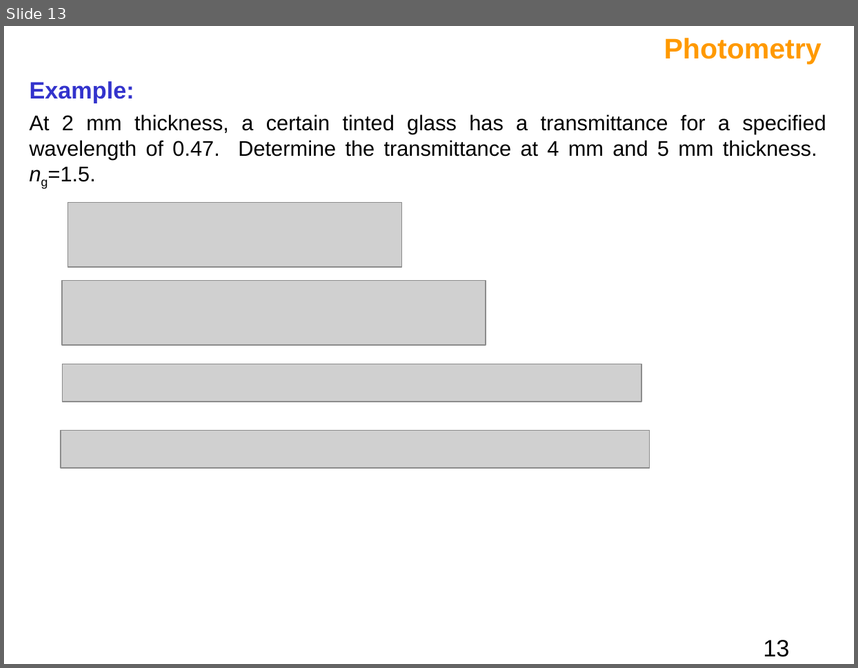
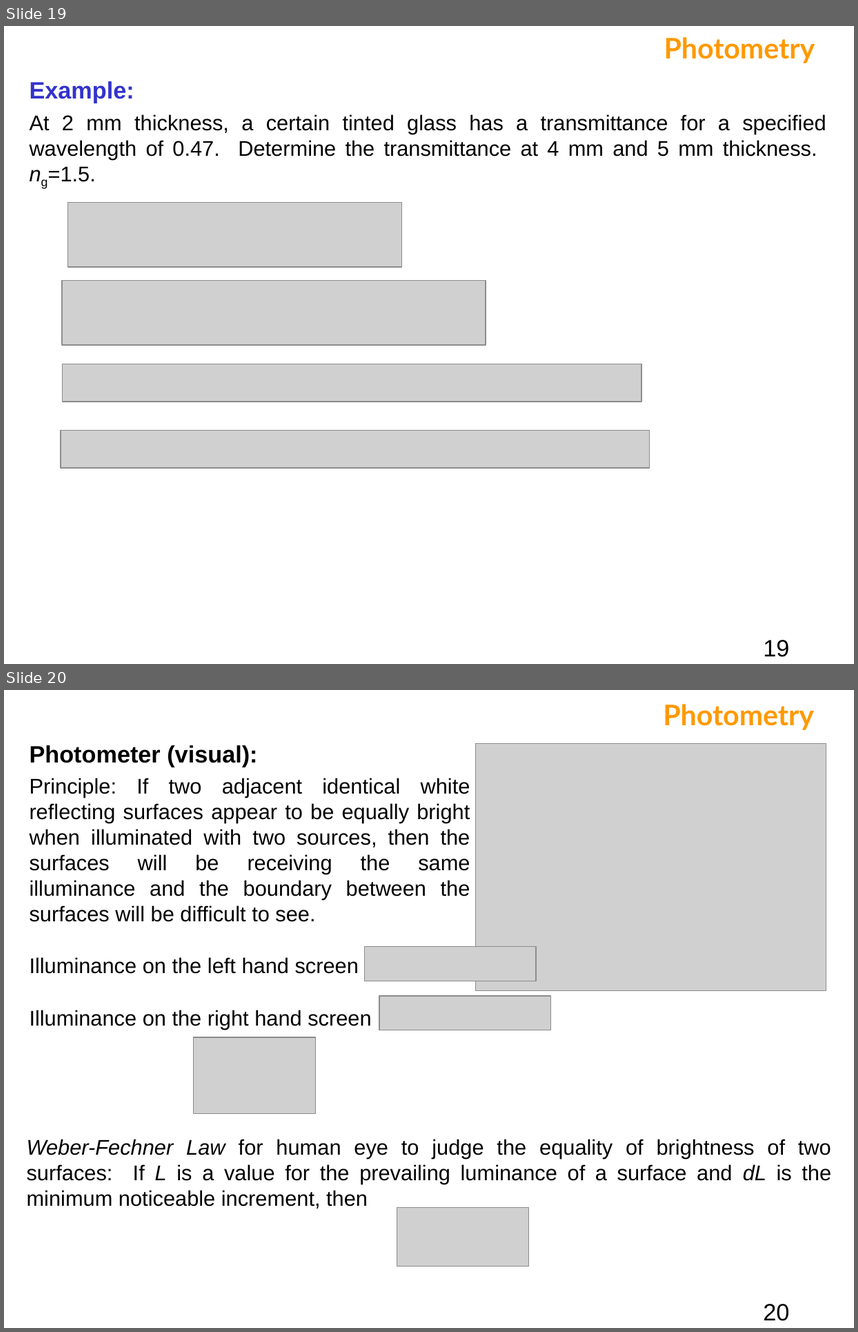
Before and after one commit to bagustris/TeknikOptik, a slide deck: slide/Fotometri.ppt. Shown one above the other, each under a label of ours: slide 13 before the commit, slides 19 and 20 after it. The pictures are 858x668 and 858x1332 pixels, drawn with LibreOffice and Linux fonts; fonts in the diff are those of the drawing; grey boxes stand for pictures. Boxes give left, top, right and bottom in pixels: in the first picture for what was removed or moved away, otherwise in the second. Text is boxed around its words. In the diff, an @@ line names an element or a change of style, - is before the commit and + after.

```diff
--- a/slide/Fotometri.ppt
+++ b/slide/Fotometri.ppt
@@ slide 20 added at (4,690,854,1328), background #FFFFFF @@
@@ text added at (663,704,814,730), 24 pt, text #FF9900, bold @@
+Photometry
@@ text added at (30,745,470,1029), 18 pt, text #000000 @@
+Photometer (visual):
+Principle: If two adjacent identical white reflecting surfaces appear to be equally bright when illuminated with two sources, then the surfaces will be receiving the same illuminance and the boundary between the surfaces will be difficult to see.
+Illuminance on the left hand screen
+Illuminance on the right hand screen
@@ picture added at (476,744,827,991) @@
@@ picture added at (364,947,536,980) @@
@@ picture added at (380,996,551,1030) @@
@@ picture added at (194,1037,316,1112) @@
@@ text added at (27,1138,831,1208), 18 pt, text #000000 @@
+Weber-Fechner Law for human eye to judge the equality of brightness of two surfaces: If L is a value for the prevailing luminance of a surface and dL is the minimum noticeable increment, then
@@ picture added at (397,1207,528,1265) @@
@@ page number added at (763,1303,789,1321), 20 pt, text #000000 @@
+20
@@ what was slide 13 is now slide 19 @@
@@ slide 19 changed as well @@
@@ text "Photometry" at (664,37,815,63): font Arial to Lato @@
@@ page number at (763,639,789,657): text changed @@
-13
+19
```
Also in this commit, not shown: 16 other slides changed, 6 other slides added, 3 other files.
